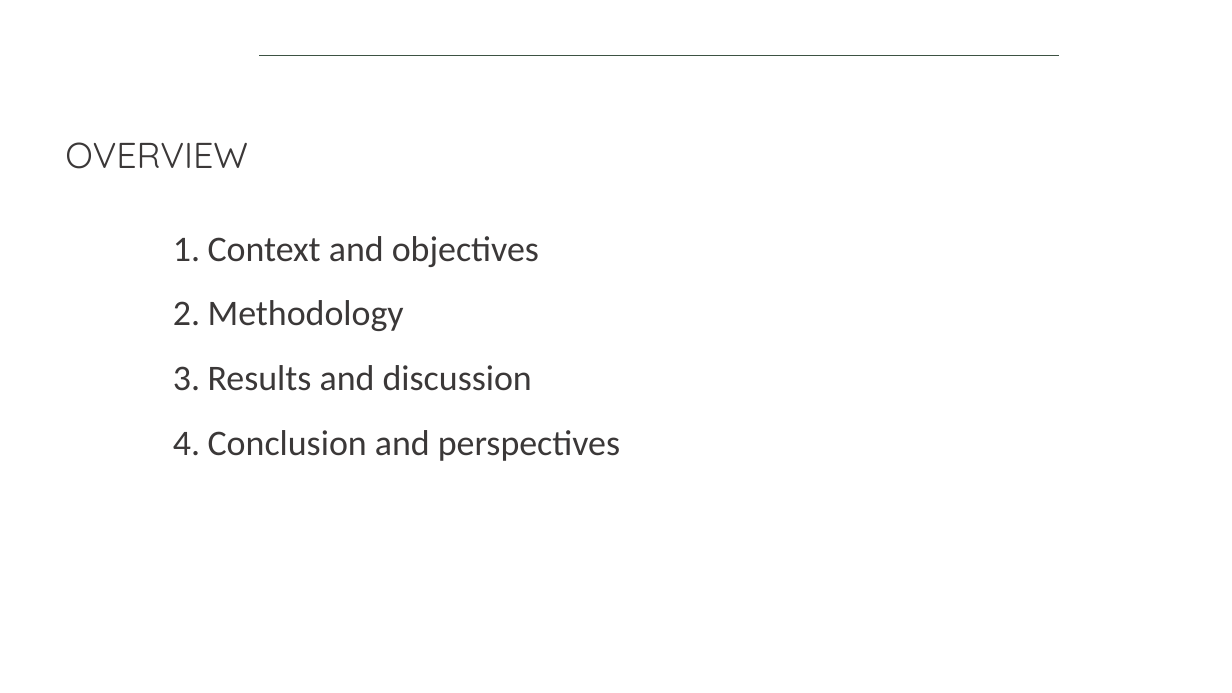
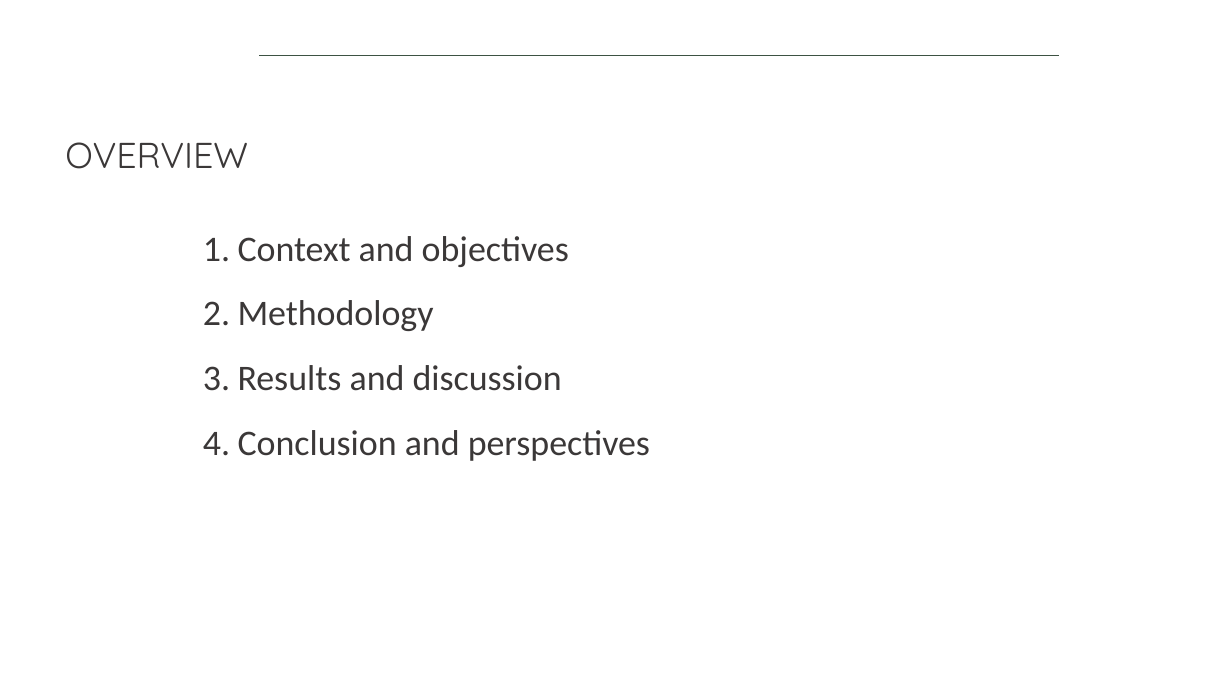
Before and after one commit to isabelapi/PAW_MFA_LCA_2025, a slide deck: slide 2 of presentation/dds_autumn_school_2025_paw_presentation_14-11-2025.pptx. Drawn at 1232x693 pixels with LibreOffice and Linux fonts; fonts in the diff are those of the drawing; background and template pictures are left out. Boxes give left, top, right and bottom in pixels: in the first picture for what was removed or moved away, otherwise in the second. Text is boxed around its words. In the diff, an @@ line names an element or a change of style, - is before the commit and + after.

Commit message:
update presentation

```diff
--- a/presentation/dds_autumn_school_2025_paw_presentation_14-11-2025.pptx
+++ b/presentation/dds_autumn_school_2025_paw_presentation_14-11-2025.pptx
@@ text "Context and objectives": place and size @@
-text "Context and objectives" at (208,236,620,461)
+text "Context and objectives" at (238,236,650,461)
```
